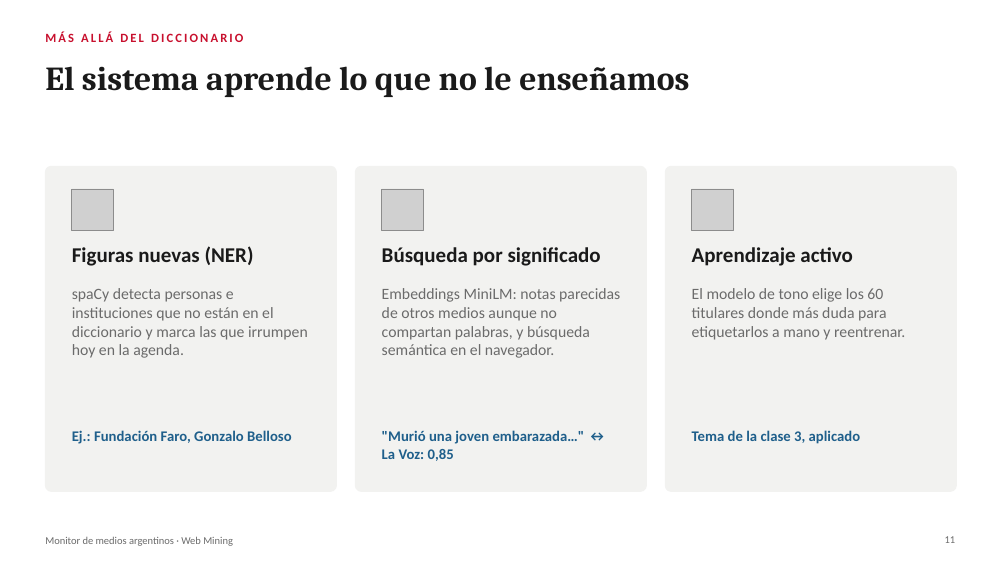
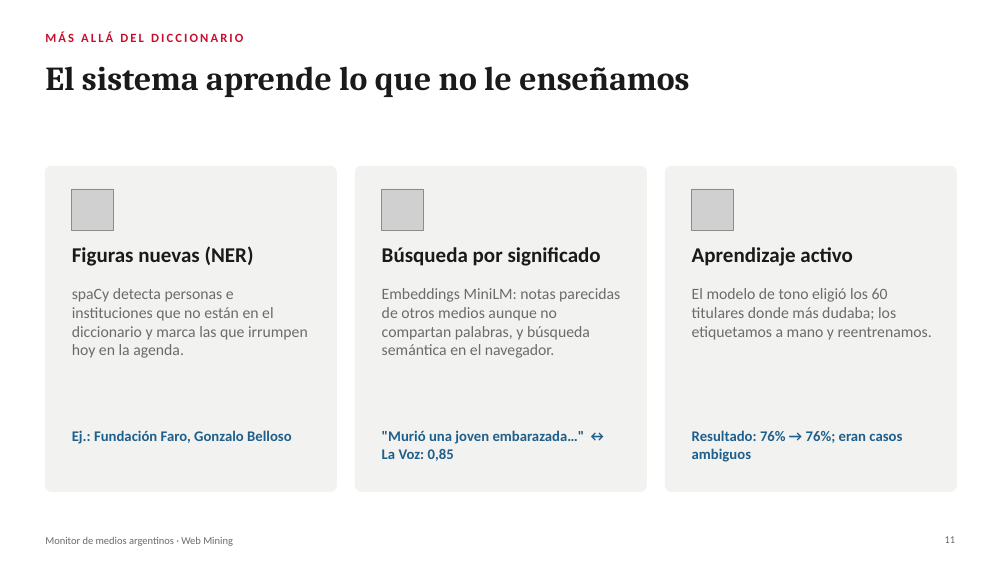
Before and after one commit to miguegarrone-blip/Web-Mining, a slide deck: slide 11 of docs/presentacion-tp.pptx. Drawn at 1008x567 pixels with LibreOffice and Linux fonts; fonts in the diff are those of the drawing; grey boxes stand for pictures. Boxes give left, top, right and bottom in pixels: in the first picture for what was removed or moved away, otherwise in the second. Text is boxed around its words. In the diff, an @@ line names an element or a change of style, - is before the commit and + after.

```diff
--- a/docs/presentacion-tp.pptx
+++ b/docs/presentacion-tp.pptx
@@ text at <box>692,288,932,340</box>: text changed @@
-El modelo de tono elige los 60 titulares donde más duda para etiquetarlos a mano y reentrenar.
+El modelo de tono eligió los 60 titulares donde más dudaba; los etiquetamos a mano y reentrenamos.
@@ text at <box>692,430,902,462</box>: text changed @@
-Tema de la clase 3, aplicado
+Resultado: 76% → 76%; eran casos ambiguos
```
Also in this commit, not shown: 9 other files.
